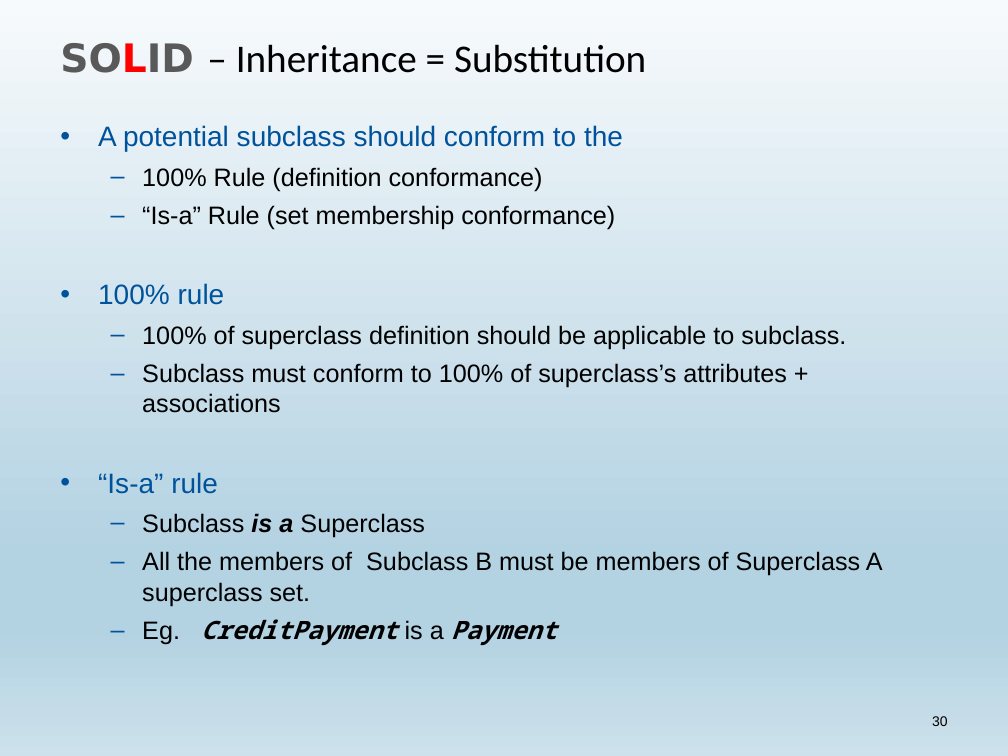
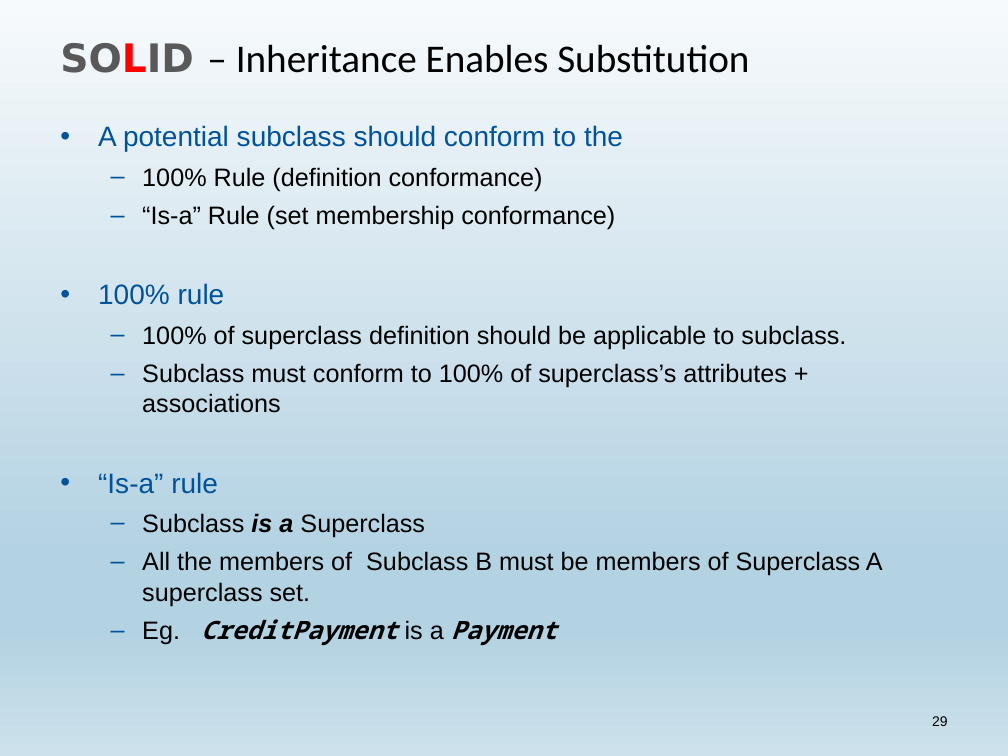
Before and after one commit to dgebert/presentations, a slide deck: slide 29 of SOLID.pptx (slide 30 before the commit). Drawn at 1008x756 pixels with LibreOffice and Linux fonts; fonts in the diff are those of the drawing. Boxes give left, top, right and bottom in pixels: in the first picture for what was removed or moved away, otherwise in the second. Text is boxed around its words. In the diff, an @@ line names an element or a change of style, - is before the commit and + after.

```diff
--- a/SOLID.pptx
+++ b/SOLID.pptx
@@ title at [60,43,749,73]: text changed @@
-SOLID – Inheritance = Substitution
+SOLID – Inheritance Enables Substitution
@@ page number at [932,716,948,726]: text changed @@
-30
+29
```
Also in this commit, not shown: 13 other slides changed, 1 slide added, 3 slides removed.
